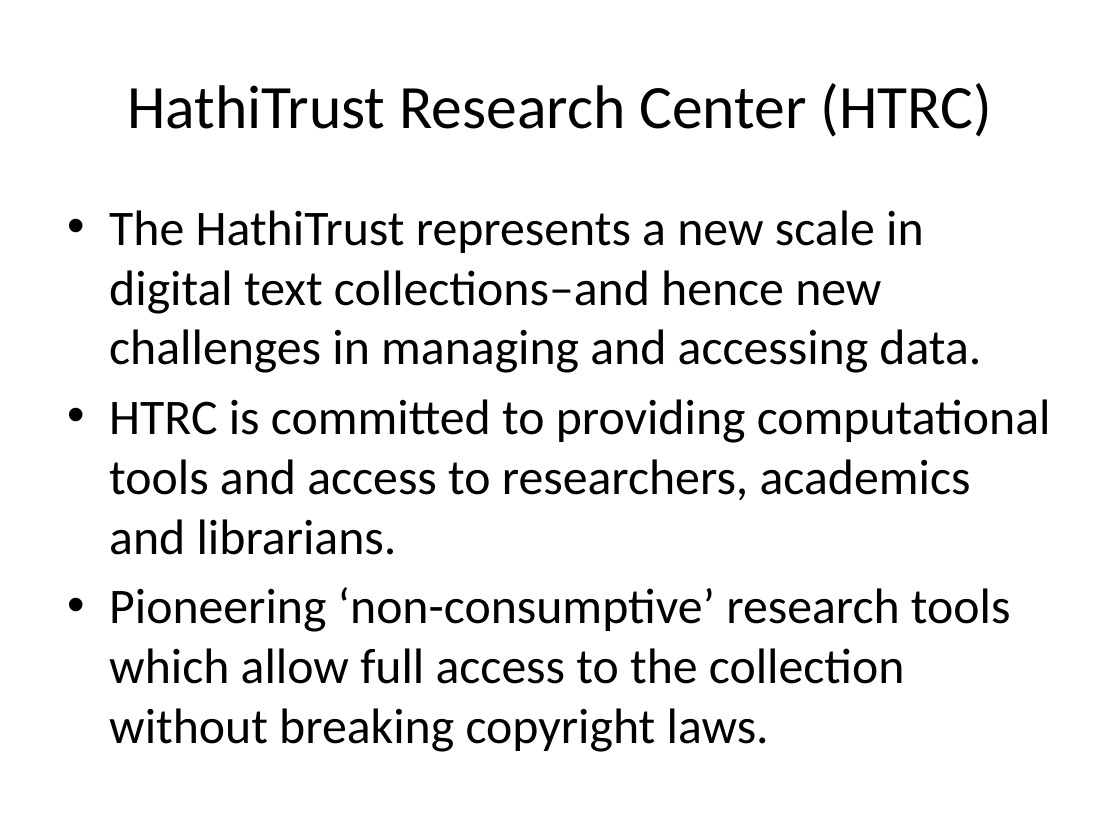
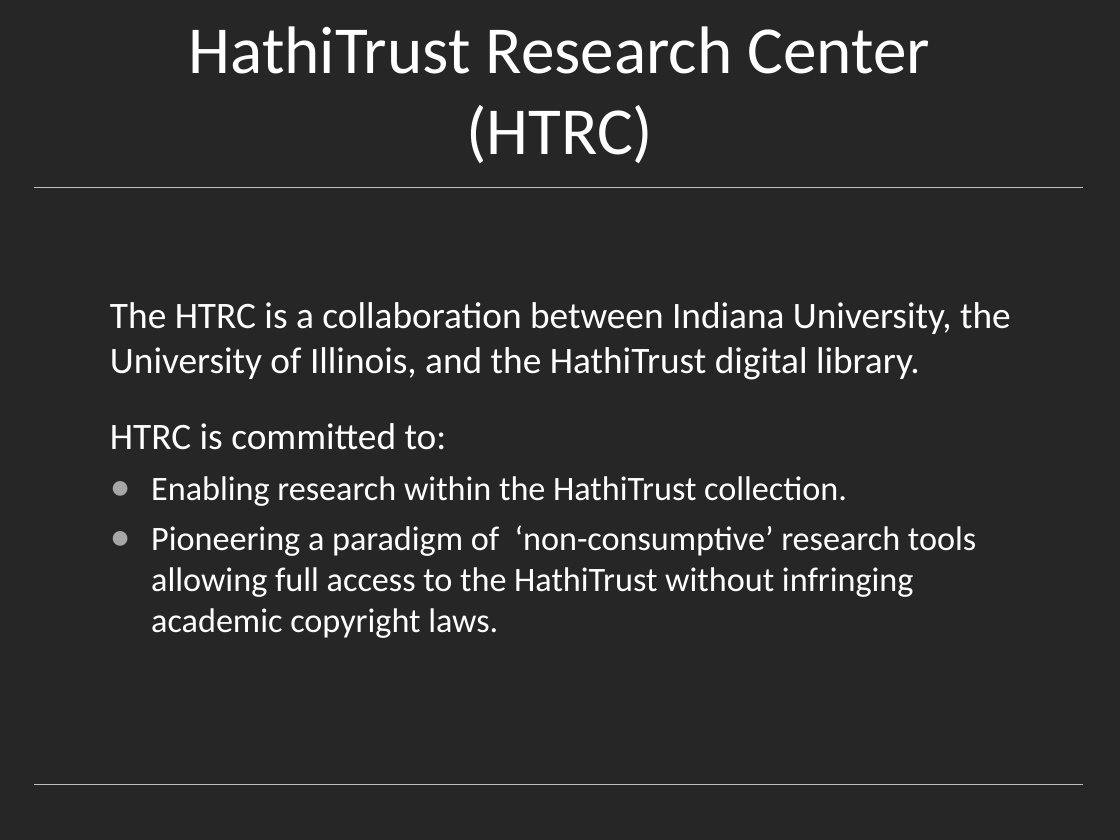
Before and after one commit to rlmv/hathitrust-soer, a slide deck: slide 6 of notes/HathiTrust.pptx (slide 4 before the commit). Drawn at 1120x840 pixels with LibreOffice and Linux fonts; fonts in the diff are those of the drawing. Boxes give left, top, right and bottom in pixels: in the first picture for what was removed or moved away, otherwise in the second. Text is boxed around its words. In the diff, an @@ line names an element or a change of style, - is before the commit and + after.

Commit message:
update ppt

```diff
--- a/notes/HathiTrust.pptx
+++ b/notes/HathiTrust.pptx
@@ background #FFFFFF to #262626 @@
@@ title "HathiTrust Research Center (HTRC)": place and size @@
-title "HathiTrust Research Center (HTRC)" at <box>127,83,992,137</box>
+title "HathiTrust Research Center (HTRC)" at <box>189,26,930,163</box>
@@ title "HathiTrust Research Center (HTRC)" at <box>189,26,930,163</box>: size 39.6 to 43.2 pt, text colour #000000 to #FFFFFF; vertical alignment middle to bottom @@
@@ freeform shape added at <box>35,187,1083,187</box>, outline #BFBFBF 0.25 pt @@
@@ text at <box>110,302,1011,638</box>: text changed; size 32 to 22 pt; text colour #000000 to #FFFFFF @@
-• The HathiTrust represents a new scale in digital text collections–and hence new challenges in managing and accessing data.
-• HTRC is committed to providing computational tools and access to researchers, academics and librarians.
-• Pioneering ‘non-consumptive’ research tools which allow full access to the collection without breaking copyright laws.
+The HTRC is a collaboration between Indiana University, the University of Illinois, and the HathiTrust digital library.
+HTRC is committed to:
+  ● Enabling research within the HathiTrust collection.
+  ● Pioneering a paradigm of ‘non-consumptive’ research tools allowing full access to the HathiTrust without infringing academic copyright laws.
@@ freeform shape added at <box>35,784,1083,784</box>, outline #BFBFBF 0.25 pt @@
```
Also in this commit, not shown: 7 other slides changed, 17 slides added, 20 slides removed.
